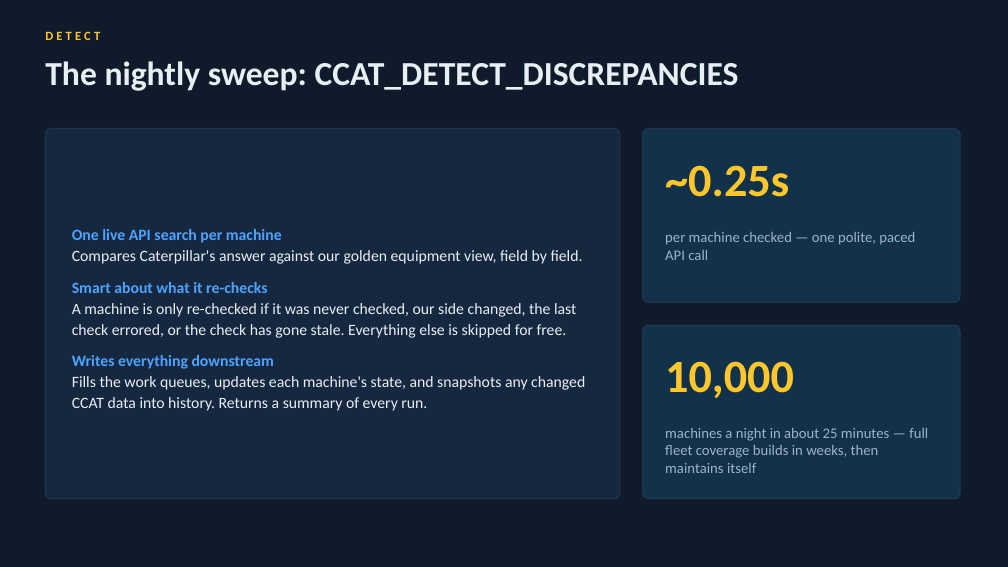
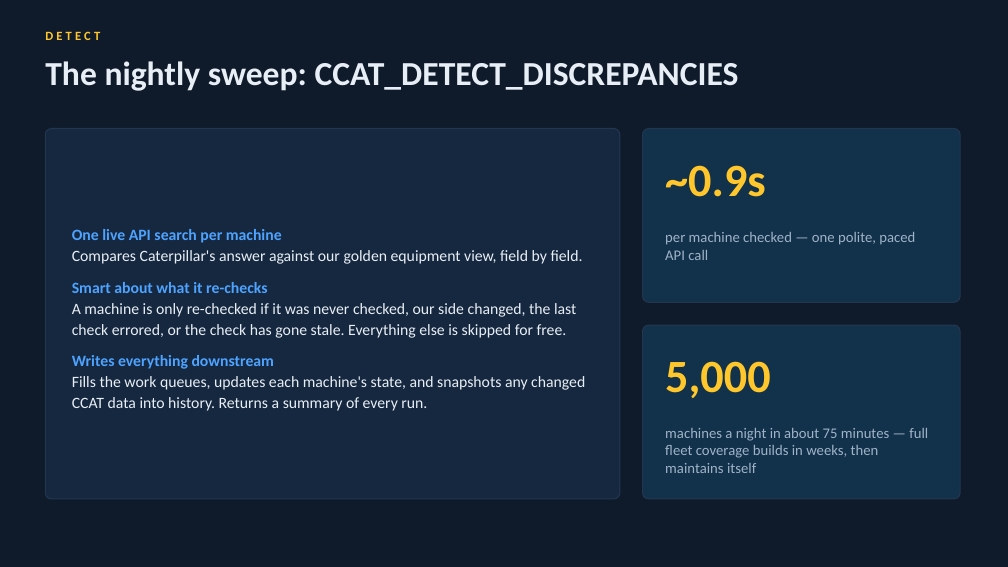
Before and after one commit to leakydata/asset-management-v2, a slide deck: slide 5 of powerpoints/Snowflake_CCAT_Reconciliation.pptx. Drawn at 1008x567 pixels with LibreOffice and Linux fonts; fonts in the diff are those of the drawing. Boxes give left, top, right and bottom in pixels: in the first picture for what was removed or moved away, otherwise in the second. Text is boxed around its words. In the diff, an @@ line names an element or a change of style, - is before the commit and + after.

Commit message:
Update Snowflake CCAT Reconciliation presentation with new asset and inventory text

```diff
--- a/powerpoints/Snowflake_CCAT_Reconciliation.pptx
+++ b/powerpoints/Snowflake_CCAT_Reconciliation.pptx
@@ text at [665, 165, 766, 197]: text changed @@
-~0.25s
+~0.9s
@@ text at [665, 361, 770, 398]: text changed @@
-10,000
+5,000
@@ text at [665, 428, 928, 473]: text changed @@
-machines a night in about 25 minutes — full fleet coverage builds in weeks, then maintains itself
+machines a night in about 75 minutes — full fleet coverage builds in weeks, then maintains itself
```
Also in this commit, not shown: 2 other slides changed, 1 other file.
